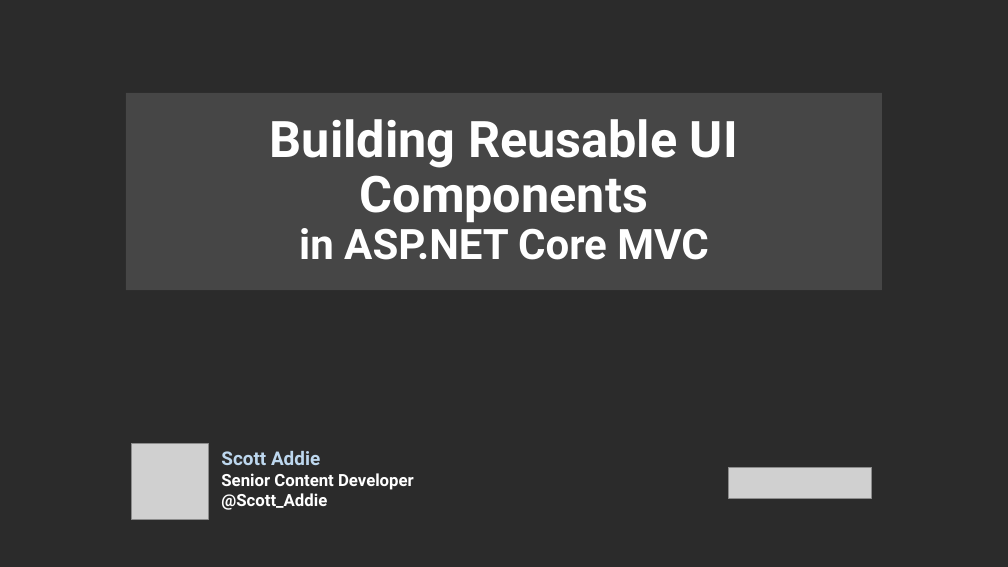
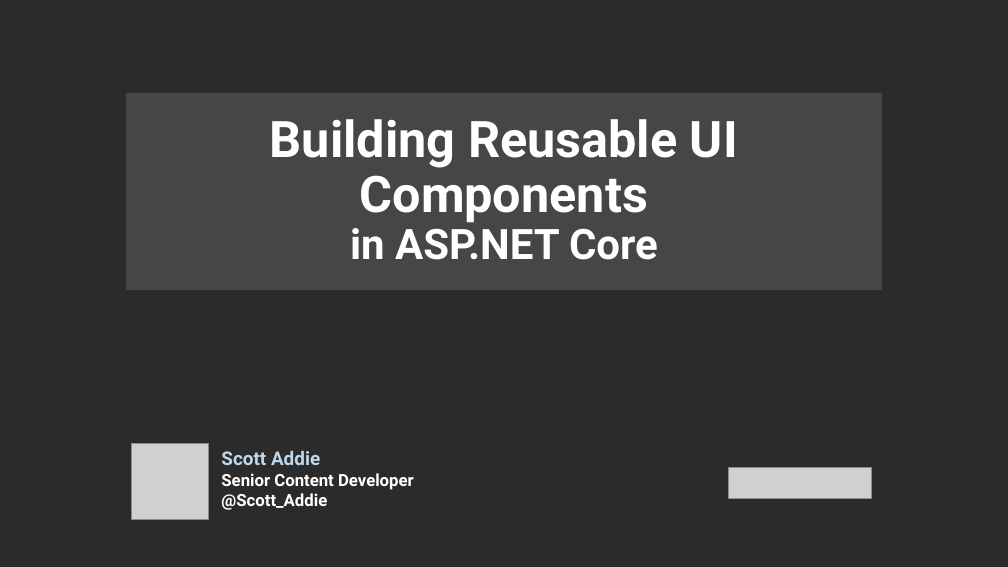
Before and after one commit to scottaddie/slide-decks, a slide deck: slide 1 of Building Reusable UI Components in ASP.NET Core MVC.pptx. Drawn at 1008x567 pixels with LibreOffice and Linux fonts; fonts in the diff are those of the drawing; grey boxes stand for pictures; background and template pictures are left out; a plain dark background stands for a picture behind light text. Boxes give left, top, right and bottom in pixels: in the first picture for what was removed or moved away, otherwise in the second. Text is boxed around its words. In the diff, an @@ line names an element or a change of style, - is before the commit and + after.

Commit message:
Shorten title on 1st slide

```diff
--- a/Building Reusable UI Components in ASP.NET Core MVC.pptx
+++ b/Building Reusable UI Components in ASP.NET Core MVC.pptx
@@ title at [270, 119, 738, 260]: text changed @@
-Building Reusable UI Components
-in ASP.NET Core MVC
+Building Reusable UI Components
+in ASP.NET Core
```
